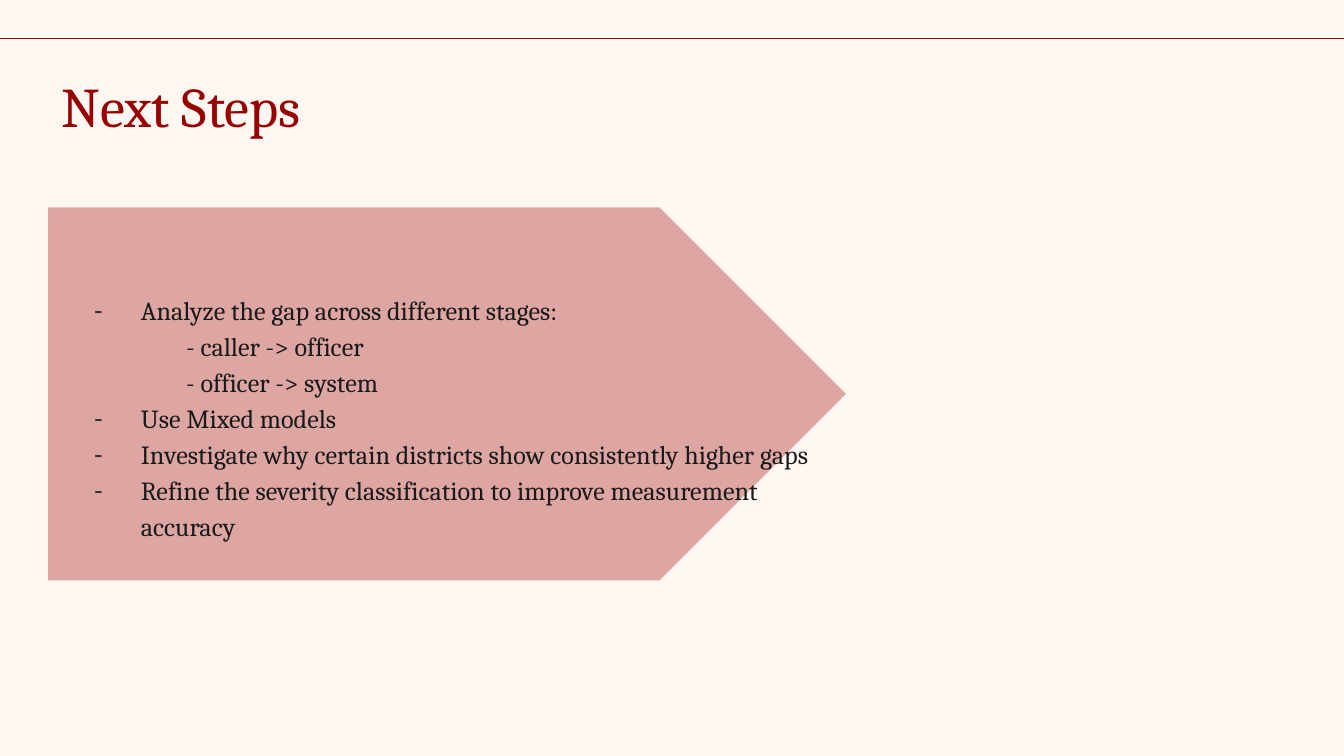
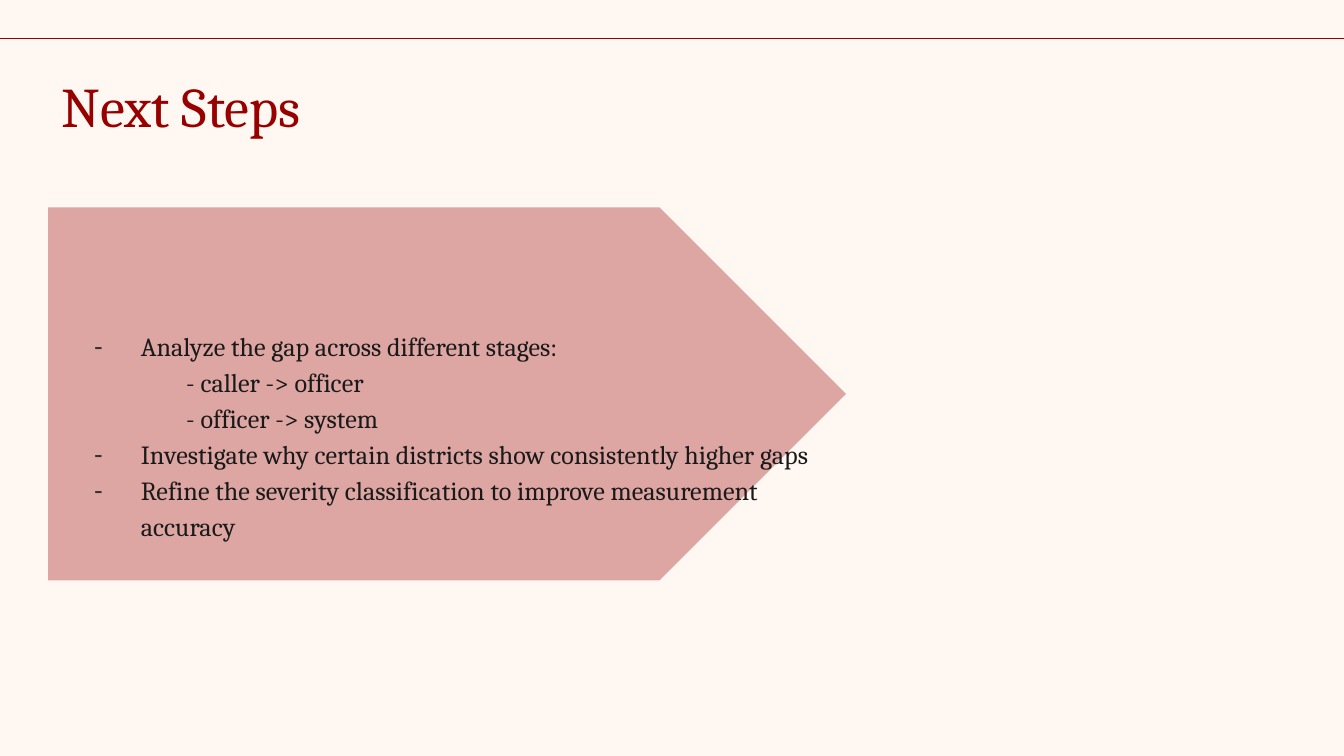
Before and after one commit to julia-mc/The-Perception-Gap, a slide deck: slide 20 of reports/final/The-Perception-Gap-JuliaMC3.0.pptx. Drawn at 1344x756 pixels with LibreOffice and Linux fonts; fonts in the diff are those of the drawing. Boxes give left, top, right and bottom in pixels: in the first picture for what was removed or moved away, otherwise in the second. Text is boxed around its words. In the diff, an @@ line names an element or a change of style, - is before the commit and + after.

```diff
--- a/reports/final/The-Perception-Gap-JuliaMC3.0.pptx
+++ b/reports/final/The-Perception-Gap-JuliaMC3.0.pptx
@@ subtitle at [141, 410, 336, 428]: paragraph removed @@
-– Use Mixed models
```
Also in this commit, not shown: 1 other slide changed.
